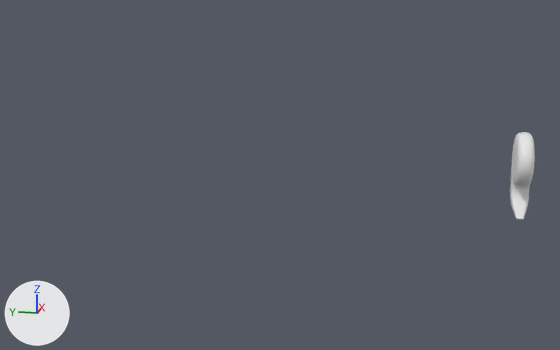
A saved change to the Blender file yt.blend.
Camera for both pictures: a 50 mm camera at (-110.3, 12.5, 26.0) aimed at (0.3, 34.6, -1.6). The lights are fixed; the arrows at lower left show +X, +Y and +Z.
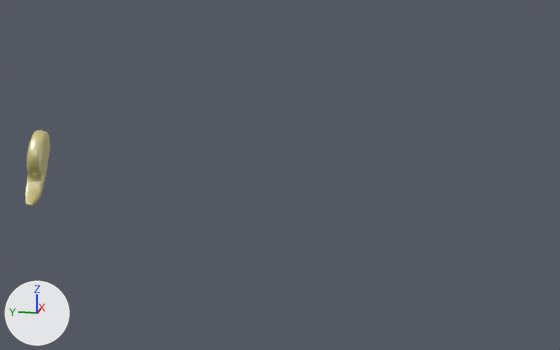
What differs and where, as boxes (x1, y1, x2, y2) in the pictures (560 x 350 px):
'Sphere', recoloured, moved, turned
    before: (510, 132, 535, 220)
    after: (25, 130, 50, 206)

What changed in the scene script:
```text
Add mat_material_001:
    mat_material_001 = bpy.data.materials.new('Material.001')
    # nodes: BsdfAnisotropic, BsdfDiffuse, MixShader, OutputMaterial
    # colours: yellow #e7d84f
Change me_sphere:
    where me_sphere.from_pydata(...)  # 658 vertices, 688 faces; spans x -1.0..1.0, y -0.86..0.95, z -2.18..1.0
    add me_sphere.materials.append(mat_material_001)
Change ob_sphere:
    ob_sphere.location: (0.1, 0.0, 2.3) -> (0.0, 73.4, 0.0)
    ob_sphere.rotation_euler: (0.0, 0.0, 0.0) -> (0.177, 0.265, 0.354)  # degrees (0, 0, 0) -> degrees (10, 15, 20)
```
